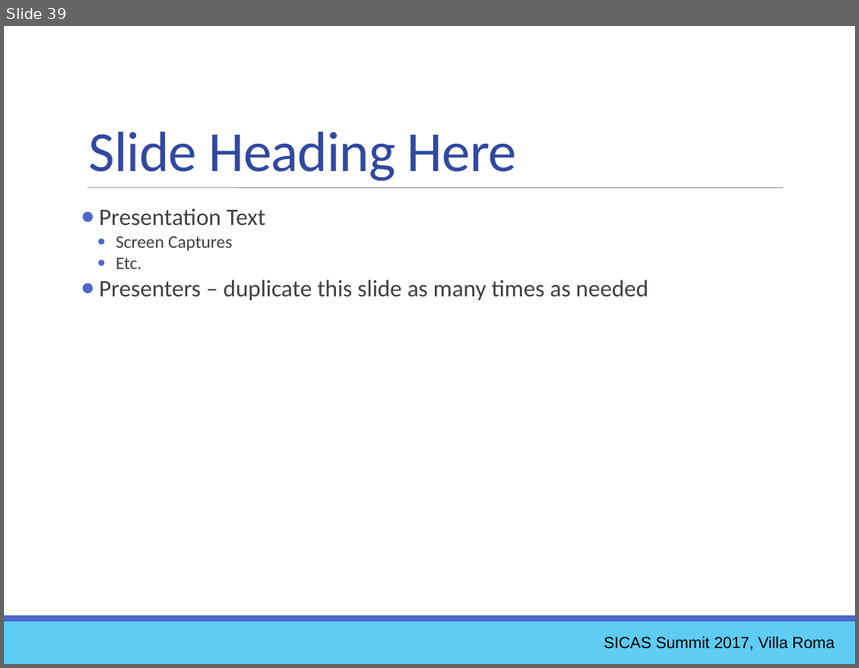
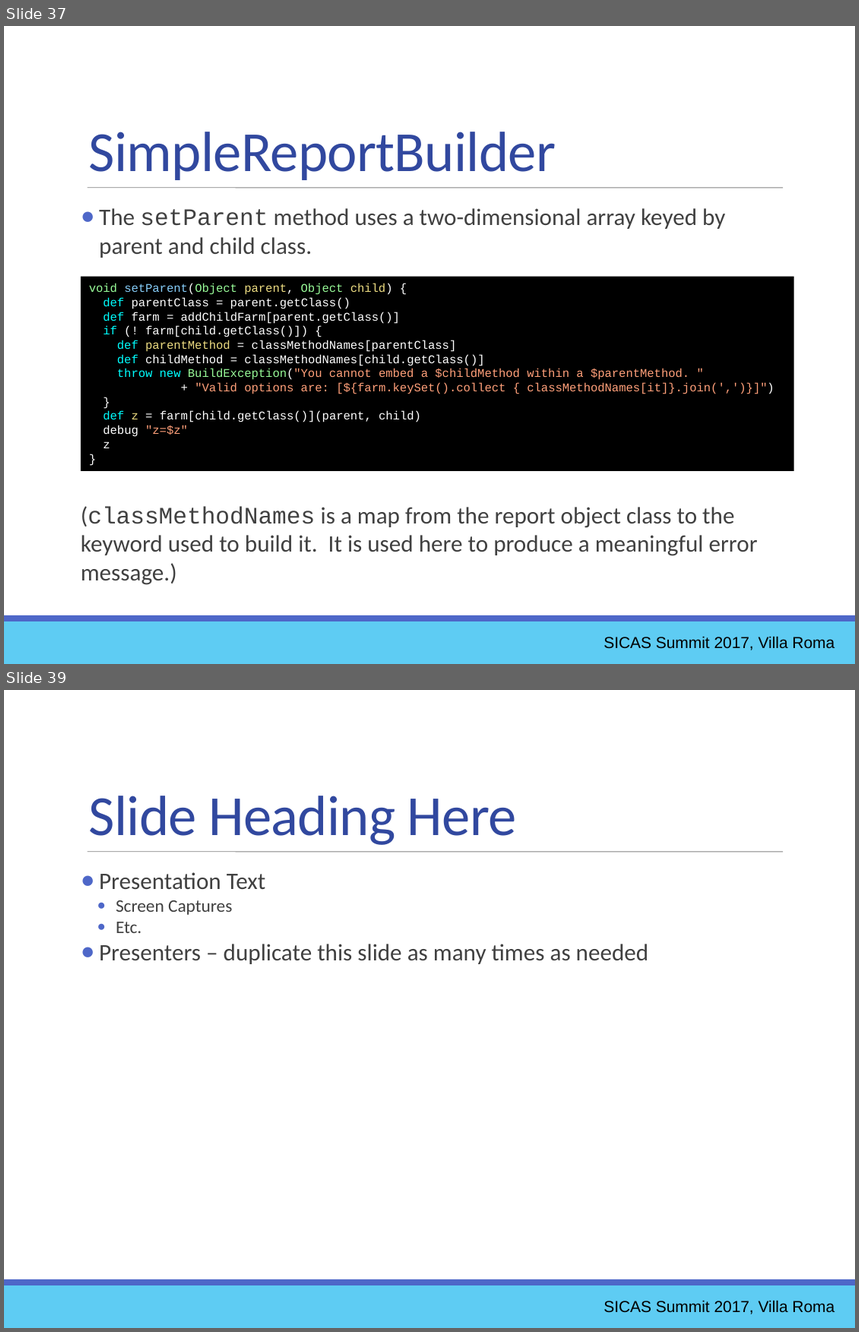
Before and after one commit to ewcole/simple_report, a slide deck: docs/SICAS_2017/Cole_Drop-In Reporting with Groovy.pptx. Shown one above the other, each under a label of ours: slide 39 before the commit, slides 37 and 39 after it; the slides between them are not shown. The pictures are 859x668 and 859x1332 pixels, drawn with LibreOffice and Linux fonts; fonts in the diff are those of the drawing. Boxes give left, top, right and bottom in pixels: in the first picture for what was removed or moved away, otherwise in the second. Text is boxed around its words. In the diff, an @@ line names an element or a change of style, - is before the commit and + after.

Commit message:
Finished slides for dry run.

```diff
--- a/docs/SICAS_2017/Cole_Drop-In Reporting with Groovy.pptx
+++ b/docs/SICAS_2017/Cole_Drop-In Reporting with Groovy.pptx
@@ slide 37 added at bbox=[4, 26, 855, 664], background #FFFFFF; not listed: 3 template elements that a slide beside it also shows @@
@@ text added at bbox=[89, 132, 556, 180], 48 pt, text #31489F @@
+SimpleReportBuilder
@@ text added at bbox=[99, 208, 725, 258], 20 pt, text #404040 @@
+● The setParent method uses a two-dimensional array keyed by parent and child class.
@@ rectangle added at bbox=[81, 276, 794, 471], fill #000000, 10 pt, text #FFFFFF @@
+void setParent(Object parent, Object child) {
+def parentClass = parent.getClass()
+def farm = addChildFarm[parent.getClass()]
+if (! farm[child.getClass()]) {
+def parentMethod = classMethodNames[parentClass]
+def childMethod = classMethodNames[child.getClass()]
+throw new BuildException("You cannot embed a $childMethod within a $parentMethod. "
++ "Valid options are: [${farm.keySet().collect { classMethodNames[it]}.join(',')}]")
+}
+def z = farm[child.getClass()](parent, child)
+debug "z=$z"
+z
+}
@@ text added at bbox=[81, 506, 758, 585], 20 pt, text #404040 @@
+(classMethodNames is a map from the report object class to the keyword used to build it. It is used here to produce a meaningful error message.)
@@ text added at bbox=[604, 636, 835, 651], 13.5 pt, text #000000 @@
+SICAS Summit 2017, Villa Roma
```
Also in this commit, not shown: 4 slides changed, 1 other slide added, 2 slides removed, 2 other files.
